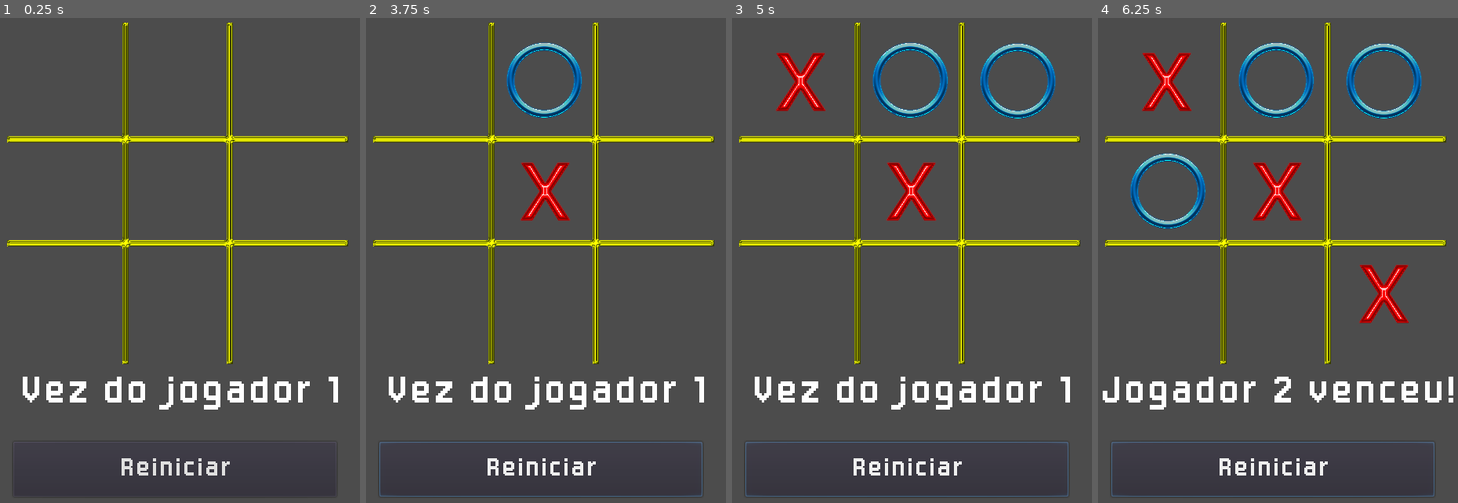
Above: before the commit, frames 1-4 (left to right).
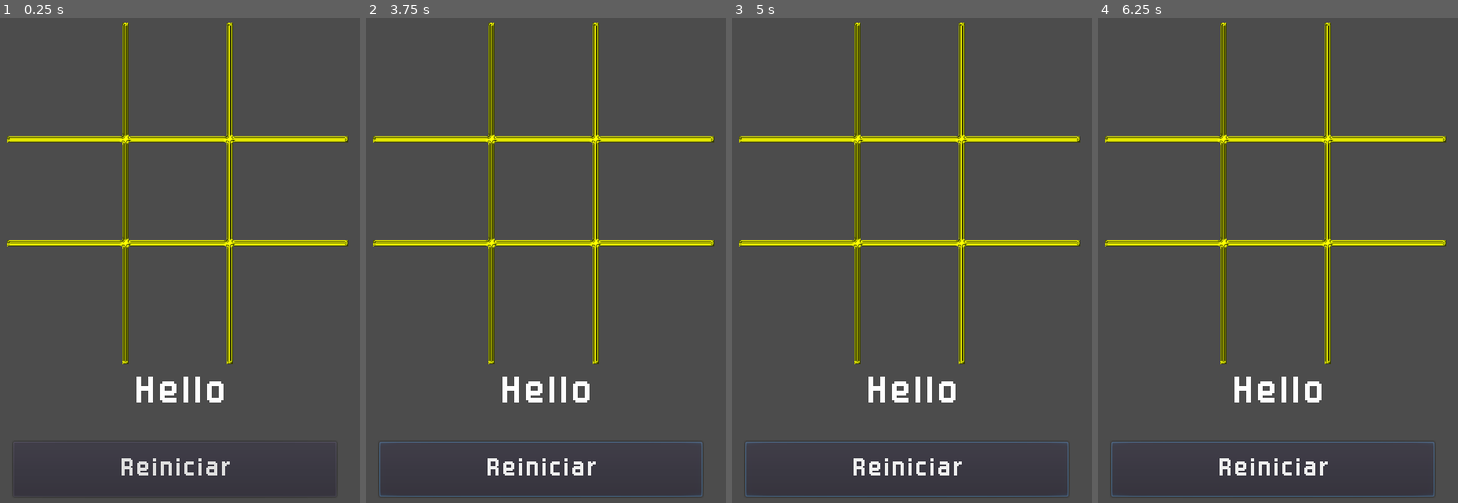
Above: after the commit, the same moments.

Repository: henriacle/godot_minimax_ticktacktoe
Game: Godot game, scene res://ticktacktoe.tscn
Same seed, same stepped clock (60 frames per second), same inputs: the game is played once before the commit and once after it. Before the commit the project has no main scene; this scene is started directly in both runs.
Inputs (mouse positions are in pixels of both pictures, inside the frame that each line leads up to):
- Up to frame 1 (0.25 s): no input
- Up to frame 2 (3.75 s): click "Reiniciar" at 0.5 s; click "Reiniciar" at 1.25 s; click "Reiniciar" at 2 s; tap Enter at 2.75 s; move the mouse to (434, 81) at 2.77 s; press the mouse at (434, 81) at 2.78 s; tap Space at 3.5 s; move the mouse to (542, 81) at 3.52 s; release the mouse at (542, 81) at 3.53 s; click (542, 81) at 3.6 s
- Up to frame 3 (5 s): tap Enter at 4.25 s; move the mouse to (1016, 81) at 4.27 s; press the mouse at (1016, 81) at 4.28 s
- Up to frame 4 (6.25 s): tap Space at 5 s; move the mouse to (1166, 192) at 5.02 s; release the mouse at (1166, 192) at 5.03 s; click (1166, 192) at 5.1 s; tap Enter at 5.75 s; move the mouse to (1274, 192) at 5.77 s; press the mouse at (1274, 192) at 5.78 s

The runs differ from the first frame. In frame 1, 1.9% of the frame differs, in the area x 6-94%, y 73-81%; in frame 2, 3.7%; in frame 3, 5.5%; in frame 4, 7.7%, in the area x 1-99%, y 5-81%.
Error before the commit: Invalid get index 'False' (on base: 'Array'). (res://ticktacktoe.gd:182)
Error after the commit: Parse Error: Parse error: Spaces used before tabs on a line (res://ticktacktoe.gd:163)

Commit message:
Adicionado código minimax

Diff:
--- a/project.godot
+++ b/project.godot
@@ -16,7 +16,13 @@
 [application]
 
 config/name="Tick Tack Toe"
+run/main_scene="res://ticktacktoe.tscn"
 config/icon="res://icon.png"
+
+[debug]
+
+settings/gdscript/max_call_stack=5000
+settings/max_remote_stdout_chars_per_second=500000
 
 [display]
 
--- a/ticktacktoe.gd
+++ b/ticktacktoe.gd
@@ -1,5 +1,4 @@
 extends Node2D
-
 # Declare member variables here. Examples:
 # var a = 2
 # var b = "text"
@@ -8,6 +7,7 @@
 var currentPlayer = players[0]
 var gameover = false
 var cpuRound = false
+var timer = Timer.new()
 
 var grid = [
 0,0,0,
@@ -31,16 +31,16 @@
 		bloco.connect("hit", self, "_on_setTick")
 	narrador.text = "Vez do jogador " + str(currentPlayer)
 
-func _verificaVencedor(grid):
+func _verificaVencedor(compareGrid, playerToCompare):
 	var winConditions = [
-	[grid[0], grid[1], grid[2]],
-	[grid[3], grid[4], grid[5]],
-	[grid[6], grid[7], grid[8]],
-	[grid[0], grid[3], grid[6]],
-	[grid[1], grid[4], grid[7]],
-	[grid[2], grid[5], grid[8]],
-	[grid[0], grid[4], grid[8]],
-	[grid[2], grid[4], grid[6]],
+	[compareGrid[0], compareGrid[1], compareGrid[2]],
+	[compareGrid[3], compareGrid[4], compareGrid[5]],
+	[compareGrid[6], compareGrid[7], compareGrid[8]],
+	[compareGrid[0], compareGrid[3], compareGrid[6]],
+	[compareGrid[1], compareGrid[4], compareGrid[7]],
+	[compareGrid[2], compareGrid[5], compareGrid[8]],
+	[compareGrid[0], compareGrid[4], compareGrid[8]],
+	[compareGrid[2], compareGrid[4], compareGrid[6]],
 	]
 
 	var gotWinner = null
@@ -53,14 +53,14 @@
 			gotWinner = player
 		elif(player == "222"):
 			gotWinner = player
-	return gotWinner
+	return gotWinner == playerToCompare
 
 func checkWinner(player):
-	if(player == "111"):
+	if(player == 1):
 		narrador.text = "Jogador 1 venceu!"
 		gameover = true
-	elif(player == "222"):
-		narrador.text =  "Jogador 2 venceu!"
+	elif(player == 2):
+		narrador.text =  "Computador venceu!"
 		gameover = true
 
 func resetGame():
@@ -82,99 +82,105 @@
 func _process(delta):
 	pass
 
-func _getPossibleMoves():
+func _getPossibleMoves(grid):
 	var possiblePositions = [];
 
 	for gr in range(grid.size()):
 		if(grid[gr] == 0):
-			possiblePositions.push_front(gr)
+			possiblePositions.push_back(gr)
 	return possiblePositions
 
 func cpuPlay():
-	var verificaVencedor = _verificaVencedor(grid);
-	checkWinner(verificaVencedor)
+	var verificaVencedor = _verificaVencedor(grid, '111');
+	if(verificaVencedor):
+		checkWinner(1)
 
 	var posicao = 0;
 	if(gameover || !cpuRound):
 		return
 
-	var possiblePositions = _getPossibleMoves();
-	var minimaxPlay = minimax(possiblePositions)
-
+	var board = grid.duplicate()
+	var possiblePositions = _getPossibleMoves(grid);
+	var minimaxPlay = minimax(board, 2)
 	if(possiblePositions.size() == 0):
 		gameover = true
 		narrador.text = "Deu velha!"
 		return
 
-	grid[minimaxPlay] = currentPlayer;
-	blocos[minimaxPlay].setFrame(currentPlayer)
+	grid[minimaxPlay.index] = currentPlayer;
+	blocos[minimaxPlay.index].setFrame(currentPlayer)
 	currentPlayer = players[0]
 
 	cpuRound = false
 	narrador.text = "Vez do jogador " + str(currentPlayer)
-	verificaVencedor = _verificaVencedor(grid);
-	checkWinner(verificaVencedor)
-
-func minimax(possiblePositions):
-	var jogada = null
-	var jogadas = {}
-	var bestMove = 4
-
-	if(possiblePositions.has(4)):
-		return 4
-
-	for move in possiblePositions:
-		var curPlayer = 2
-		jogadas[move] = {
-			"cpuScore": 0,
-			"playerScore": 0
+	verificaVencedor = _verificaVencedor(grid, '222');
+	if(verificaVencedor):
+		checkWinner(2)
+
+func printGrid(grid):
+	var haoy = """%s,%s,%s,
+%s,%s,%s,
+%s,%s,%s"""
+
+	return haoy % [grid[0],grid[1],grid[2],grid[3],grid[4],grid[5],grid[6],grid[7],grid[8]]
+
+func minimax(newGrid, player, depth = 0, firstPlay = true):
+	var jogadasPossiveis = _getPossibleMoves(newGrid);
+
+	if (_verificaVencedor(newGrid, '111')):
+		return {
+			"score": -10
 		}
-
-		var containsVencedor = []
-		var board = grid.duplicate()
-
-		board[move] = 1
-		var verificaVencedor = _verificaVencedor(board);
-
-		if(verificaVencedor == '111'):
-			return move
+	elif (_verificaVencedor(newGrid, '222')):
+		return {
+			"score": 10
+		}
+	elif (jogadasPossiveis.size() == 0):
+		return {
+			"score": 0
+		}
+
+	depth += 1
+	var jogadasMinimax = [];
+
+	for jogada in jogadasPossiveis:
+		var move = {}
+		move.index = jogada
+		newGrid[jogada] = player
+
+		if (player == 2):
+			var resultado = minimax(newGrid, 1, depth, false);
+			move.score = resultado.score;
 		else:
-			board[move] = 0
-
-		board[move] = curPlayer
-
-		for gridPos in range(board.size()):
-			if(board[gridPos] == 0):
-				board[gridPos] = curPlayer
-				verificaVencedor = _verificaVencedor(board);
-				if(curPlayer == 2):
-					curPlayer = 1
-				elif(curPlayer == 1):
-					curPlayer = 2
-
-			if(verificaVencedor == '222'):
-				jogadas[move].cpuScore += 10
-				jogadas[move].playerScore += -10
-			elif(verificaVencedor == '111'):
-				jogadas[move].playerScore 	+= 10
-				jogadas[move].cpuScore 		+= -10
-			elif(verificaVencedor == null):
-				jogadas[move].cpuScore 	  += 0
-				jogadas[move].playerScore += 0
-
-	var positionToChoose = null
-	var score = 0;
-
-	for move in possiblePositions:
-		if(jogadas[move].cpuScore > jogadas[move].playerScore && jogadas[move].cpuScore > score):
-			score = jogadas[move].cpuScore
-			positionToChoose = move
-
-	return positionToChoose
+			var resultado = minimax(newGrid, 2, depth, false);
+			move.score = resultado.score;
+
+		newGrid[jogada] = 0;
+		jogadasMinimax.push_back(move);
+
+	var melhorJogada;
+	if player == 2:
+    	var bestScore = -20;
+    	for jogada in jogadasMinimax:
+      		if (jogada.score > bestScore):
+        		bestScore = jogada.score;
+        		melhorJogada = jogada;
+	else:
+		var bestScore = 20;
+		for jogada in jogadasMinimax:
+			if (jogada.score < bestScore):
+				bestScore = jogada.score;
+				melhorJogada = jogada;
+
+#	if(firstPlay):
+#		print(jogadasMinimax)
+#
+	return melhorJogada;
 
 func _on_setTick(posicao):
-	var verificaVencedor = _verificaVencedor(grid);
-	checkWinner(verificaVencedor)
+	var verificaVencedor = _verificaVencedor(grid, '222');
+	if(verificaVencedor):
+		checkWinner(2)
 
 	if(gameover || cpuRound):
 		return;
@@ -188,10 +194,17 @@
 
 	currentPlayer = players[1]
 	cpuRound = true
-	narrador.text = "Vez do jogador " + str(currentPlayer)
-	verificaVencedor = _verificaVencedor(grid);
-	checkWinner(verificaVencedor)
-	cpuPlay()
+	if(cpuRound):
+		narrador.text = "Vez do computador"
+	verificaVencedor = _verificaVencedor(grid, '111');
+	if(verificaVencedor):
+		checkWinner(1)
+
+	timer.set_one_shot(true)
+	timer.set_wait_time(1)
+	get_parent().add_child(timer)
+	timer.connect("timeout", self, "cpuPlay")
+	timer.start()
 
 func _on_restart_game():
 	resetGame()
--- a/ticktacktoe.tscn
+++ b/ticktacktoe.tscn
@@ -56,7 +56,6 @@
 posicao = 8
 
 [node name="grid" type="Area2D" parent="."]
-editor/display_folded = true
 position = Vector2( 245.934, 306.787 )
 scale = Vector2( 0.38, 0.38 )
 
